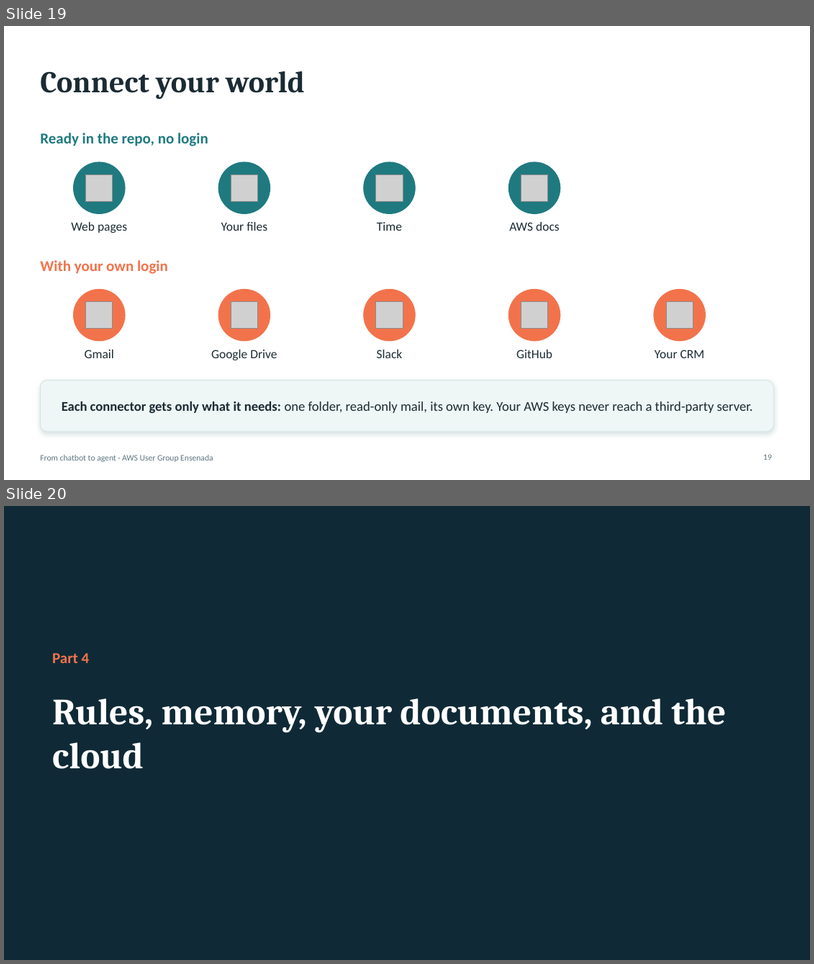
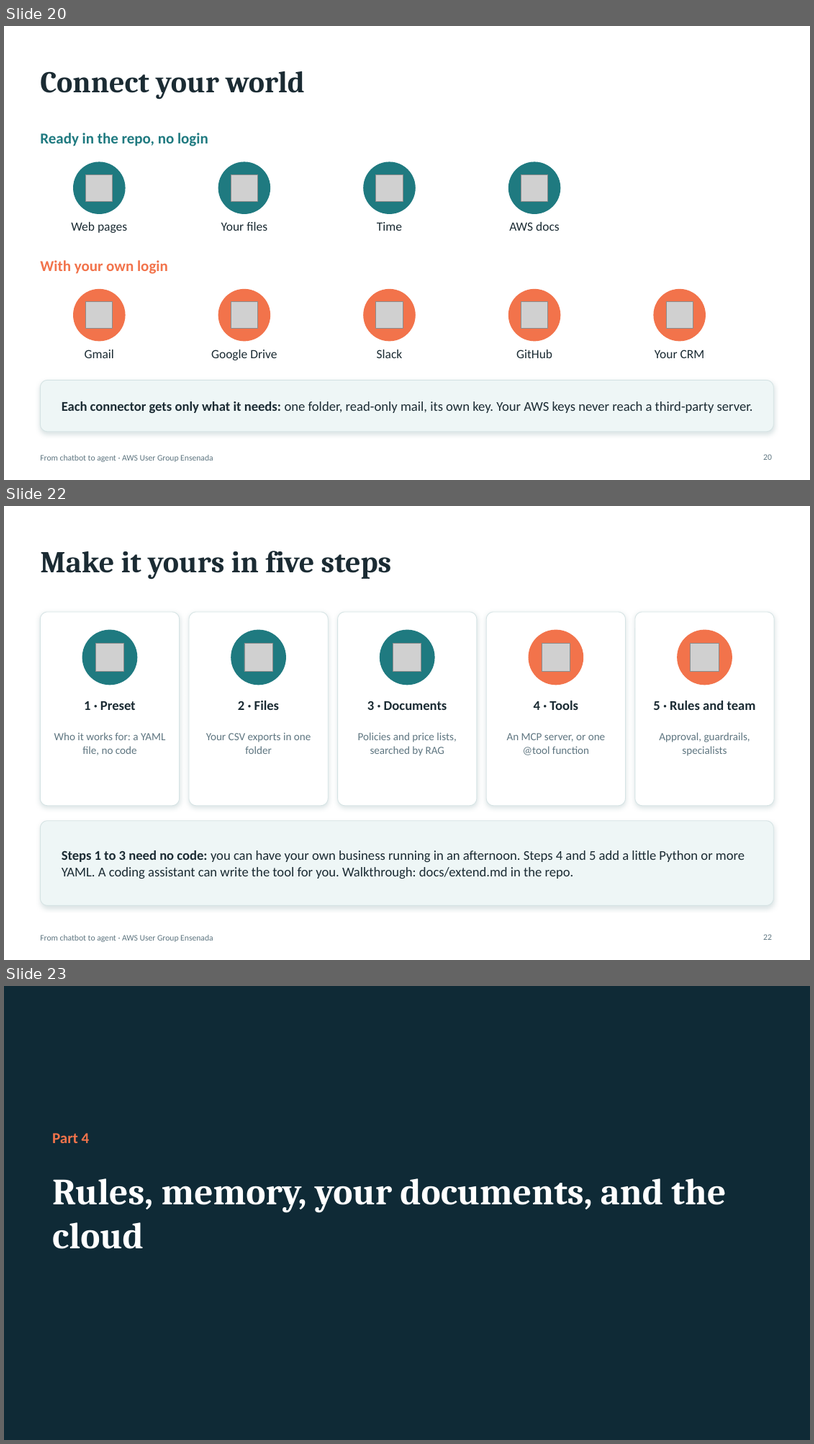
Before and after one commit to aws-ug-ensenada/claude-on-aws-ensenada, a slide deck: docs/slides/claude-on-aws-ensenada.pptx. Shown one above the other, each under a label of ours: slides 19 and 20 before the commit, slides 20, 22 and 23 after it; the slides between them are not shown. The pictures are 814x964 and 814x1444 pixels, drawn with LibreOffice and Linux fonts; fonts in the diff are those of the drawing; grey boxes stand for pictures. Boxes give left, top, right and bottom in pixels: in the first picture for what was removed or moved away, otherwise in the second. Text is boxed around its words. In the diff, an @@ line names an element or a change of style, - is before the commit and + after.

```diff
--- a/docs/slides/claude-on-aws-ensenada.pptx
+++ b/docs/slides/claude-on-aws-ensenada.pptx
@@ slide 22 added at (4,506,810,960), background #FFFFFF; not listed: 1 template element that a slide beside it also shows @@
@@ title added at (40,551,392,579), 36 pt, text #1B2B33, bold @@
+Make it yours in five steps
@@ rounded rectangle added at (40,612,180,806), fill #FFFFFF, outline #D5E3E4 0.75 pt @@
@@ rounded rectangle added at (189,612,328,806), fill #FFFFFF, outline #D5E3E4 0.75 pt @@
@@ rounded rectangle added at (338,612,477,806), fill #FFFFFF, outline #D5E3E4 0.75 pt @@
@@ rounded rectangle added at (486,612,626,806), fill #FFFFFF, outline #D5E3E4 0.75 pt @@
@@ rounded rectangle added at (635,612,774,806), fill #FFFFFF, outline #D5E3E4 0.75 pt @@
@@ ellipse added at (82,630,137,685), fill #1F7A80, outline #1F7A80 1 pt @@
@@ ellipse added at (232,630,286,685), fill #1F7A80, outline #1F7A80 1 pt @@
@@ ellipse added at (381,630,435,685), fill #1F7A80, outline #1F7A80 1 pt @@
@@ ellipse added at (529,630,584,685), fill #F2734B, outline #F2734B 1 pt @@
@@ ellipse added at (678,630,733,685), fill #F2734B, outline #F2734B 1 pt @@
@@ picture added at (96,644,124,672) @@
@@ picture added at (244,644,273,672) @@
@@ picture added at (394,644,422,672) @@
@@ picture added at (543,644,571,672) @@
@@ picture added at (691,644,720,672) @@
@@ text added at (84,701,136,710), 16 pt, text #1B2B33, bold @@
+1 · Preset
@@ text added at (238,700,279,710), 16 pt, text #1B2B33, bold @@
+2 · Files
@@ text added at (368,701,448,710), 16 pt, text #1B2B33, bold @@
+3 · Documents
@@ text added at (534,700,579,710), 16 pt, text #1B2B33, bold @@
+4 · Tools
@@ text added at (653,700,756,710), 16 pt, text #1B2B33, bold @@
+5 · Rules and team
@@ text added at (54,732,165,755), 13 pt, text #5F7681 @@
+Who it works for: a YAML file, no code
@@ text added at (206,732,311,754), 13 pt, text #5F7681 @@
+Your CSV exports in one folder
@@ text added at (358,732,456,756), 13 pt, text #5F7681 @@
+Policies and price lists, searched by RAG
@@ text added at (507,733,605,755), 13 pt, text #5F7681 @@
+An MCP server, or one @tool function
@@ text added at (659,732,751,756), 13 pt, text #5F7681 @@
+Approval, guardrails, specialists
@@ rounded rectangle added at (40,821,774,906), fill #EEF6F6, outline #D5E3E4 0.75 pt @@
@@ text added at (62,850,745,878), 16 pt, text #1B2B33 @@
+Steps 1 to 3 need no code: you can have your own business running in an afternoon. Steps 4 and 5 add a little Python or more YAML. A coding assistant can write the tool for you. Walkthrough: docs/extend.md in the repo.
@@ page number added at (764,934,772,939), 10 pt, text #5F7681 @@
+22
@@ what was slide 19 is now slide 20 @@
@@ page number at (764,454,772,459): text changed @@
-19
+20
@@ what was slide 20 is now slide 23 @@
```
Also in this commit, not shown: 5 slides changed, 2 other slides added, 5 other files.
